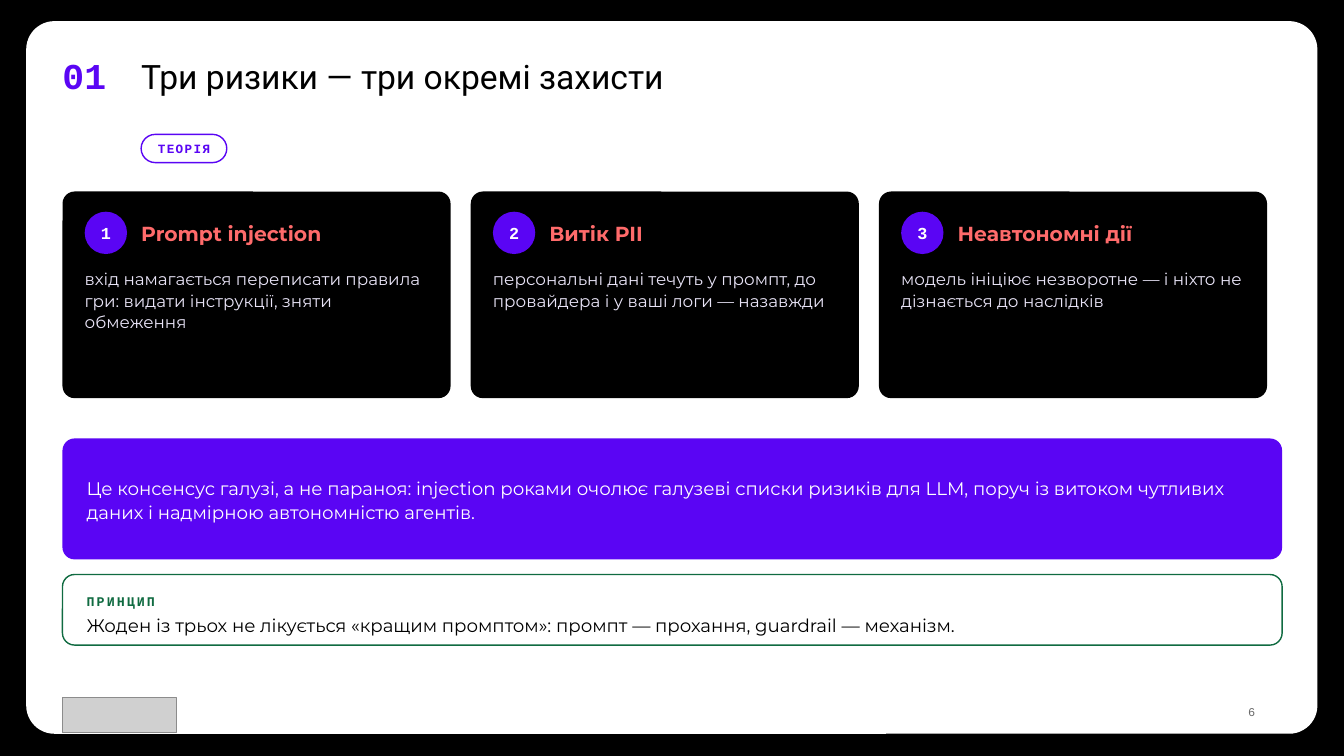
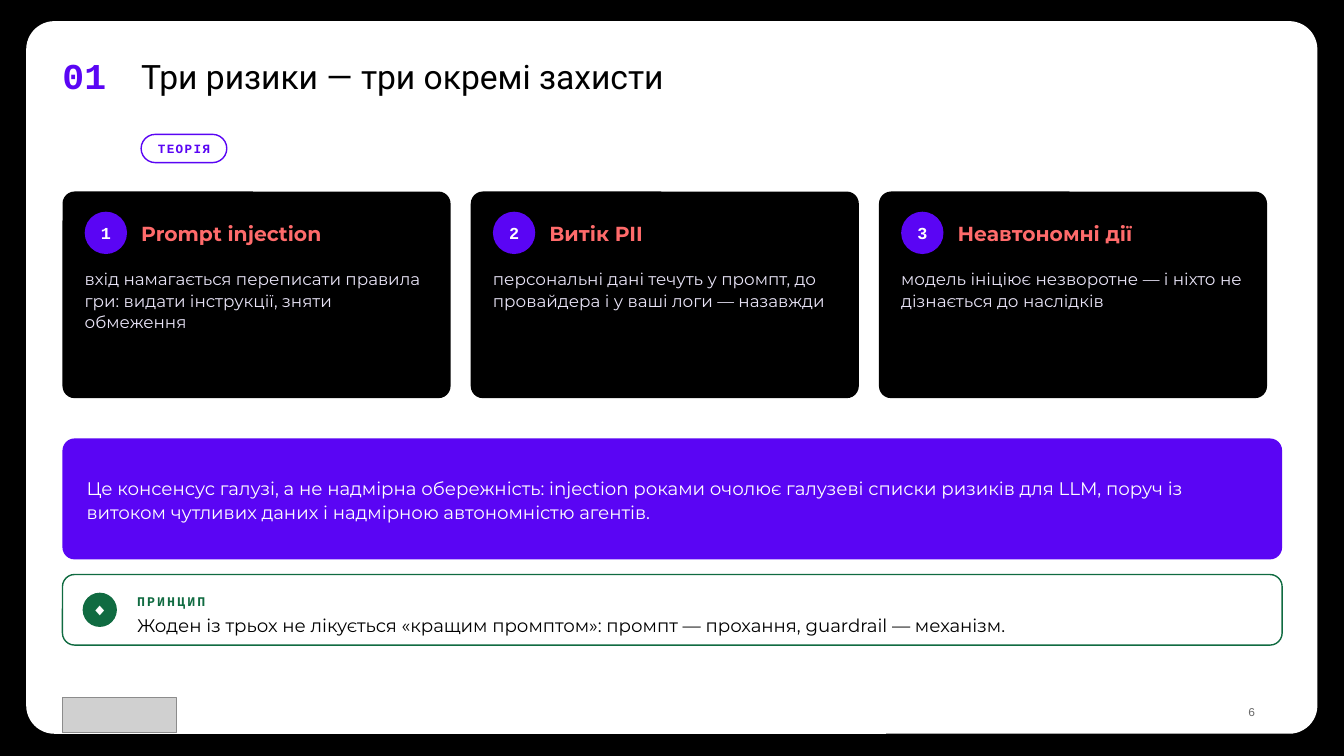
Before and after one commit to TarasFedorenkoFTV/llmops-bootcamp, a slide deck: slide 6 of docs/decks/L08.pptx. Drawn at 1344x756 pixels with LibreOffice and Linux fonts; fonts in the diff are those of the drawing; grey boxes stand for pictures; background and template pictures are left out. Boxes give left, top, right and bottom in pixels: in the first picture for what was removed or moved away, otherwise in the second. Text is boxed around its words. In the diff, an @@ line names an element or a change of style, - is before the commit and + after.

```diff
--- a/docs/decks/L08.pptx
+++ b/docs/decks/L08.pptx
@@ text at (x1=87, y1=481, x2=1182, y2=523): text changed @@
-Це консенсус галузі, а не параноя: injection роками очолює галузеві списки ризиків для LLM, поруч із витоком чутливих даних і надмірною автономністю агентів.
+Це консенсус галузі, а не надмірна обережність: injection роками очолює галузеві списки ризиків для LLM, поруч із витоком чутливих даних і надмірною автономністю агентів.
@@ ellipse added at (x1=83, y1=593, x2=117, y2=627), fill #106B41 @@
@@ text added at (x1=83, y1=593, x2=117, y2=627), 12 pt, text #FFFFFF, bold @@
+◆
@@ text "ПРИНЦИП" moved from (x1=87, y1=597, x2=155, y2=609) to (x1=137, y1=597, x2=205, y2=609) @@
@@ text "Жоден із трьох не лікується ..." moved from (x1=87, y1=618, x2=955, y2=636) to (x1=137, y1=618, x2=1005, y2=636) @@
```
Also in this commit, not shown: 10 other slides changed, 33 other files.
